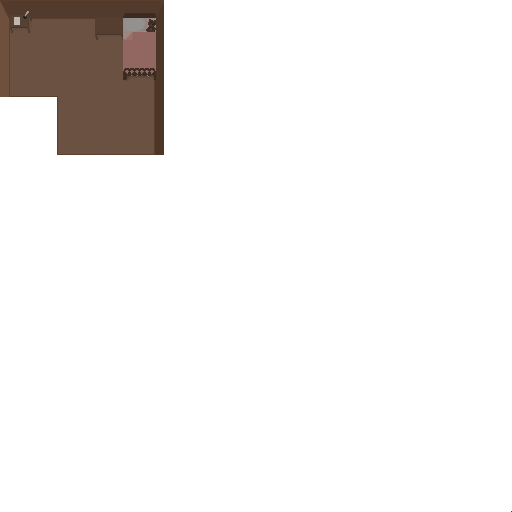
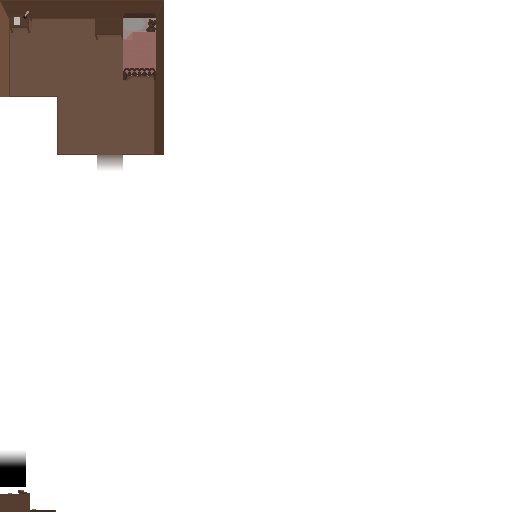
Layers edited between the first and the second w=512, h=512 image:
renamed "Paint Layer 1" to "root Merged", painted on it over [0, 0, 512, 512]
removed layer "bed" over [35, 0, 512, 512]
removed layer "bedside_table" over [0, 0, 164, 171]
removed layer "desk" over [0, 0, 76, 33]
removed layer "Background" over [0, 0, 512, 512]
